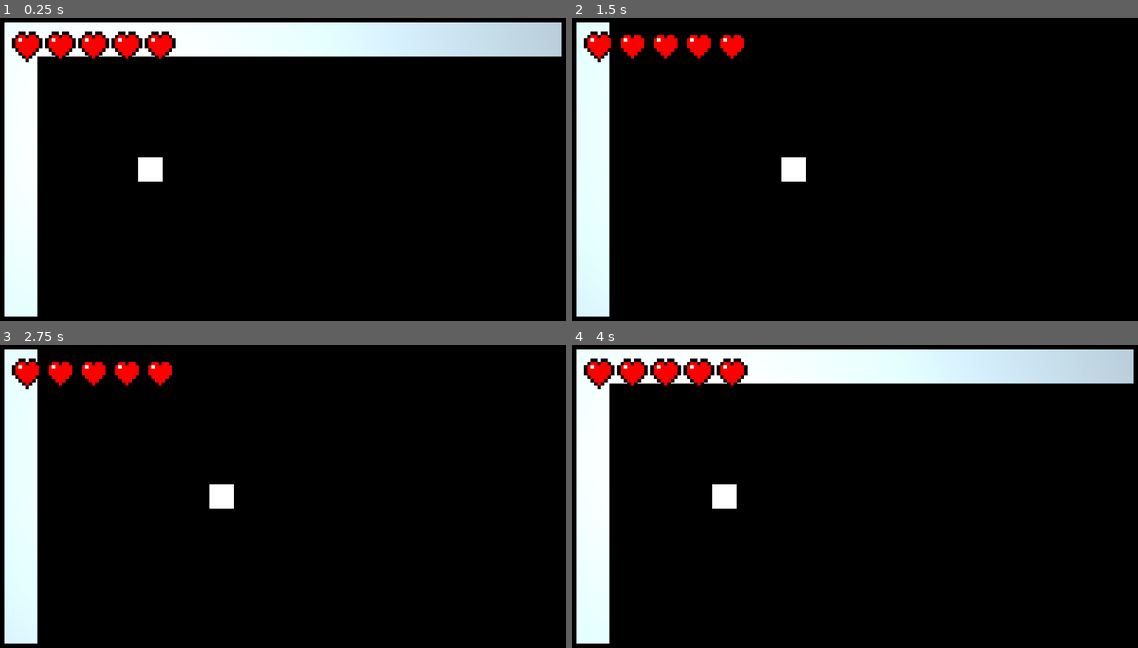
Above: before the commit, frames 1-4 (two rows, left to right).
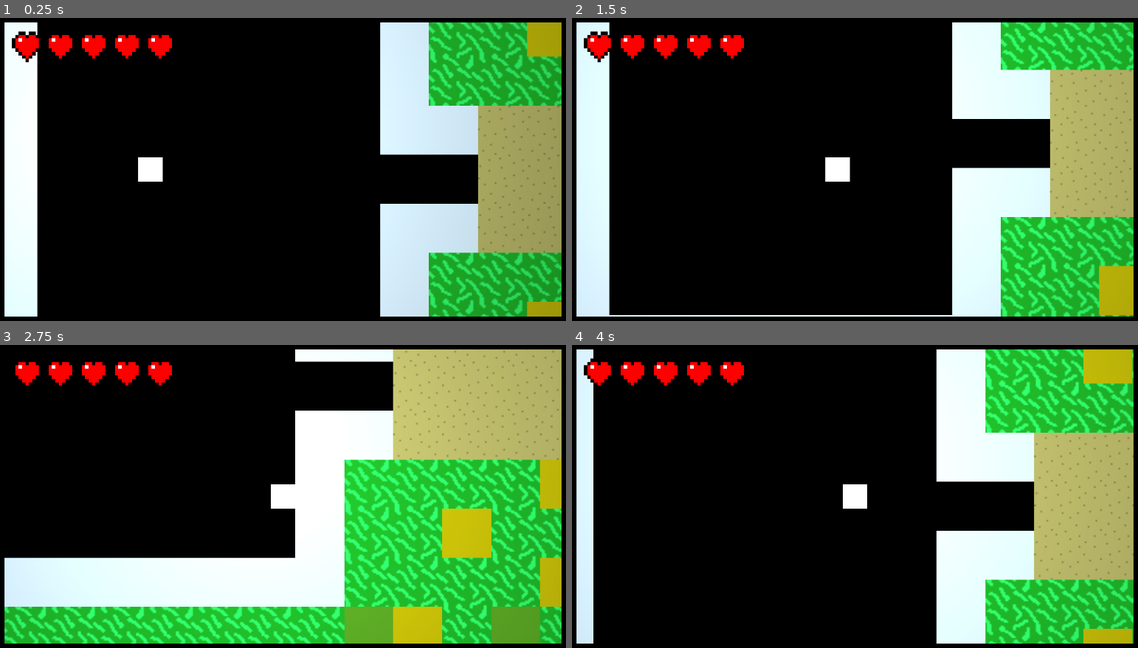
Above: after the commit, the same moments.

Repository: zznyjidi/2024-hackclub-gamejam
Game: Godot game, scene res://main.tscn
Two runs of this game, one before a commit and one after it. Both use one fixed random seed, a clock stepped at 60 frames per second and the inputs below.
Inputs (mouse positions are in pixels of both pictures, inside the frame that each line leads up to):
- Up to frame 1 (0.25 s): no input
- Up to frame 2 (1.5 s): tap Enter at 0.5 s; move the mouse to (985, 154) at 0.52 s; hold D (Player_Move_RIGHT) 0.53-1.28 s; tap Space (Player_Action_ATTACT) at 0.6 s; move the mouse to (736, 184) at 1.27 s; hold S (Player_Move_DOWN) from 1.28 s (still down); tap Shift (Player_Move_RUN) at 1.35 s
- Up to frame 3 (2.75 s): move the mouse to (339, 423) at 2.02 s; release S (Player_Move_DOWN) at 2.03 s; hold D (Player_Move_RIGHT) from 2.03 s (still down); tap Space (Player_Action_ATTACT) at 2.1 s
- Up to frame 4 (4 s): move the mouse to (826, 563) at 2.77 s; release D (Player_Move_RIGHT) at 2.78 s; hold W (Player_Move_UP) 2.78-3.53 s; tap Shift (Player_Move_RUN) at 2.85 s; move the mouse to (1030, 544) at 3.52 s; hold A (Player_Move_LEFT) from 3.53 s (still down); tap Space (Player_Action_ATTACT) at 3.6 s

The runs differ from the first frame. In frame 1, 33% of the frame differs, in the area x 6-100%, y 1-99%; in frame 2, 29%; in frame 3, 61%, in the area x 0-100%, y 1-99%; in frame 4, 40%.
Error before the commit: Parse Error: Identifier "nextLevel_prepair" not declared in the current scope. (res://scripts/map.gd:25)

Commit message:
Bug Fix to rebase

Diff:
--- a/main.tscn
+++ b/main.tscn
@@ -15,7 +15,6 @@
 scale = Vector2(3, 3)
 
 [node name="Player" parent="." instance=ExtResource("1_lyx3a")]
-visible = true
 position = Vector2(317, 413)
 scale = Vector2(1.5, 1.5)
 
--- a/scripts/map.gd
+++ b/scripts/map.gd
@@ -1,6 +1,7 @@
 extends Node2D
+signal nextLevel_prepair
 
-var currentScene = "char_select"
+var currentScene = 1
 
 var levelName2SecenDict
 
